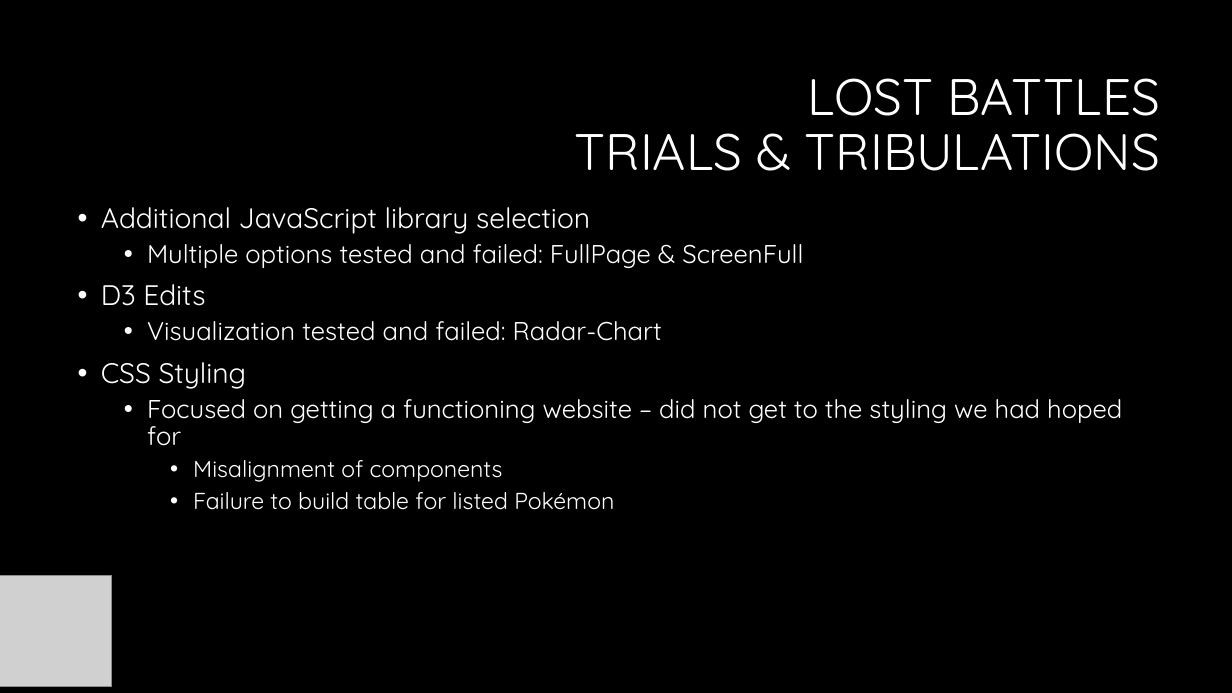
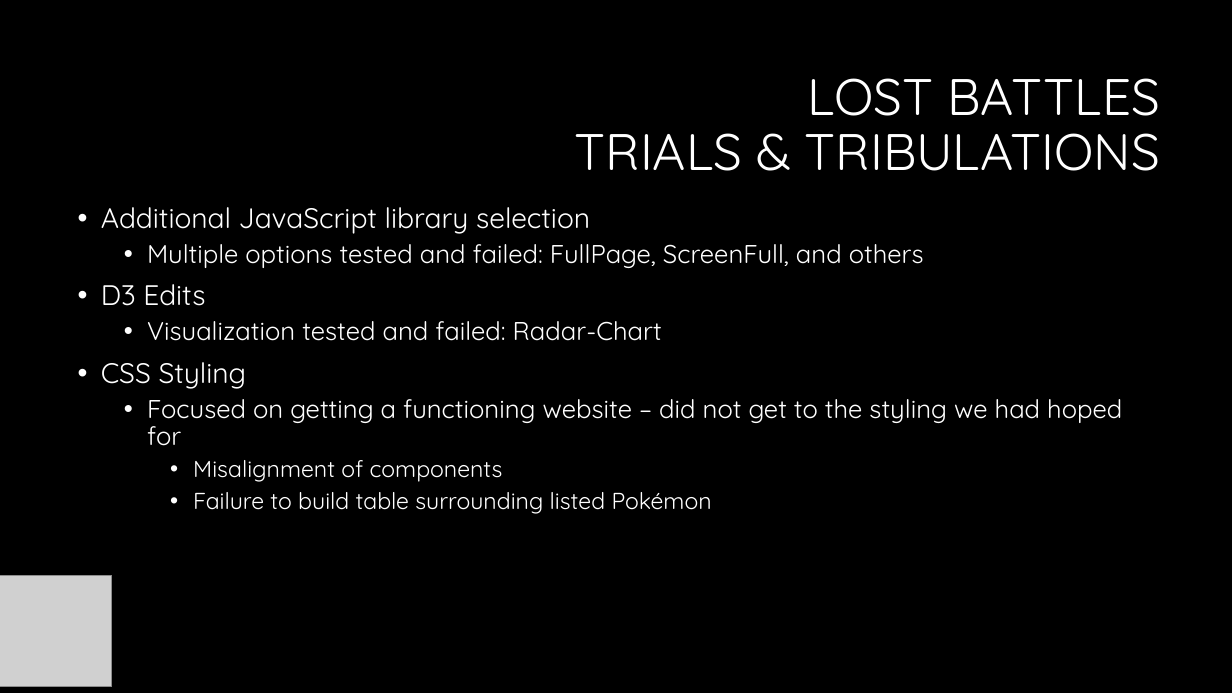
Before and after one commit to Dbuescher8/Pokemon-Project2, a slide deck: slide 12 of Presentation 2.pptx (slide 11 before the commit). Drawn at 1232x693 pixels with LibreOffice and Linux fonts; fonts in the diff are those of the drawing; grey boxes stand for pictures; background and template pictures are left out. Boxes give left, top, right and bottom in pixels: in the first picture for what was removed or moved away, otherwise in the second. Text is boxed around its words. In the diff, an @@ line names an element or a change of style, - is before the commit and + after.

```diff
--- a/Presentation 2.pptx
+++ b/Presentation 2.pptx
@@ text at (147, 244, 924, 268): text changed @@
-  • Multiple options tested and failed: FullPage & ScreenFull
+  • Multiple options tested and failed: FullPage, ScreenFull, and others
@@ text at (193, 492, 712, 514): text changed @@
-    • Failure to build table for listed Pokémon
+    • Failure to build table surrounding listed Pokémon
```
Also in this commit, not shown: 8 other slides changed, 1 slide added.
